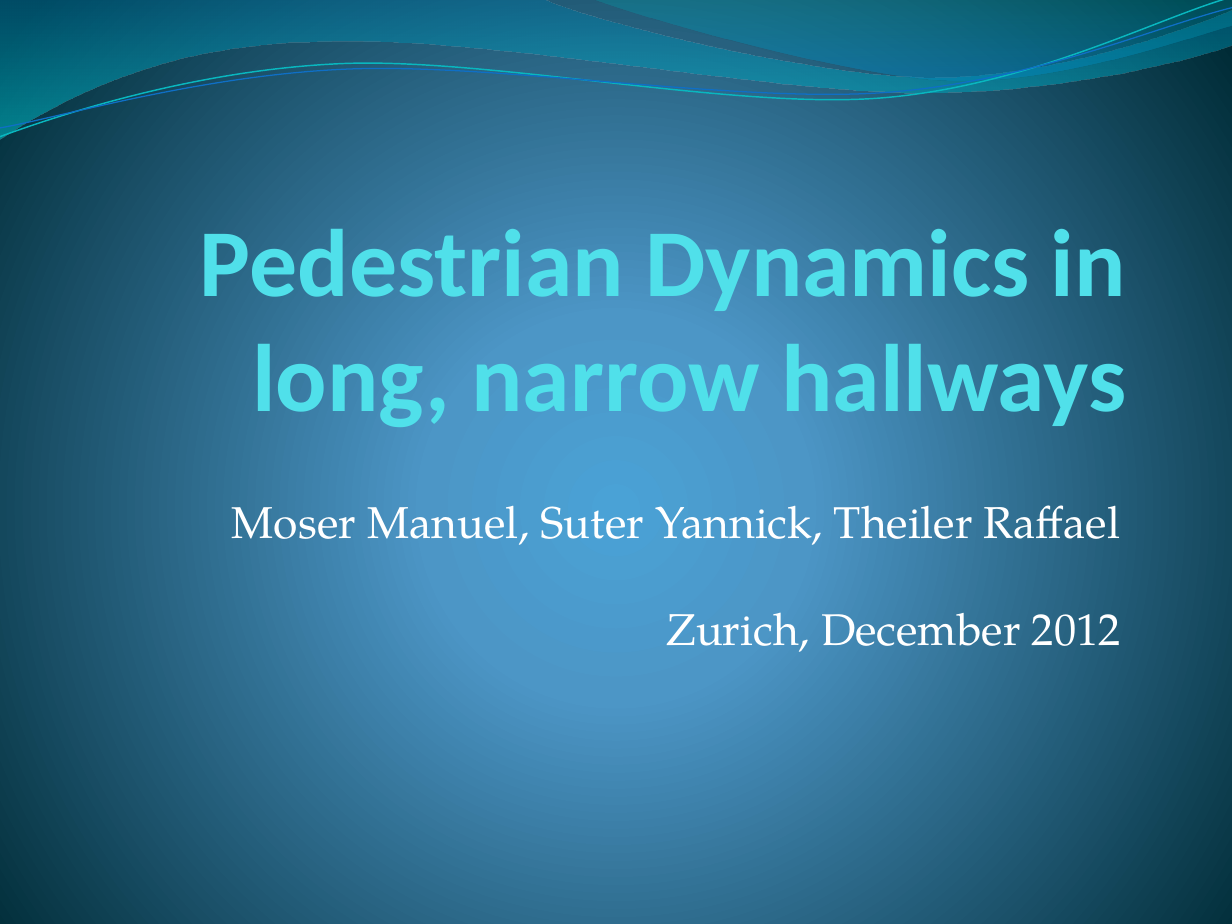
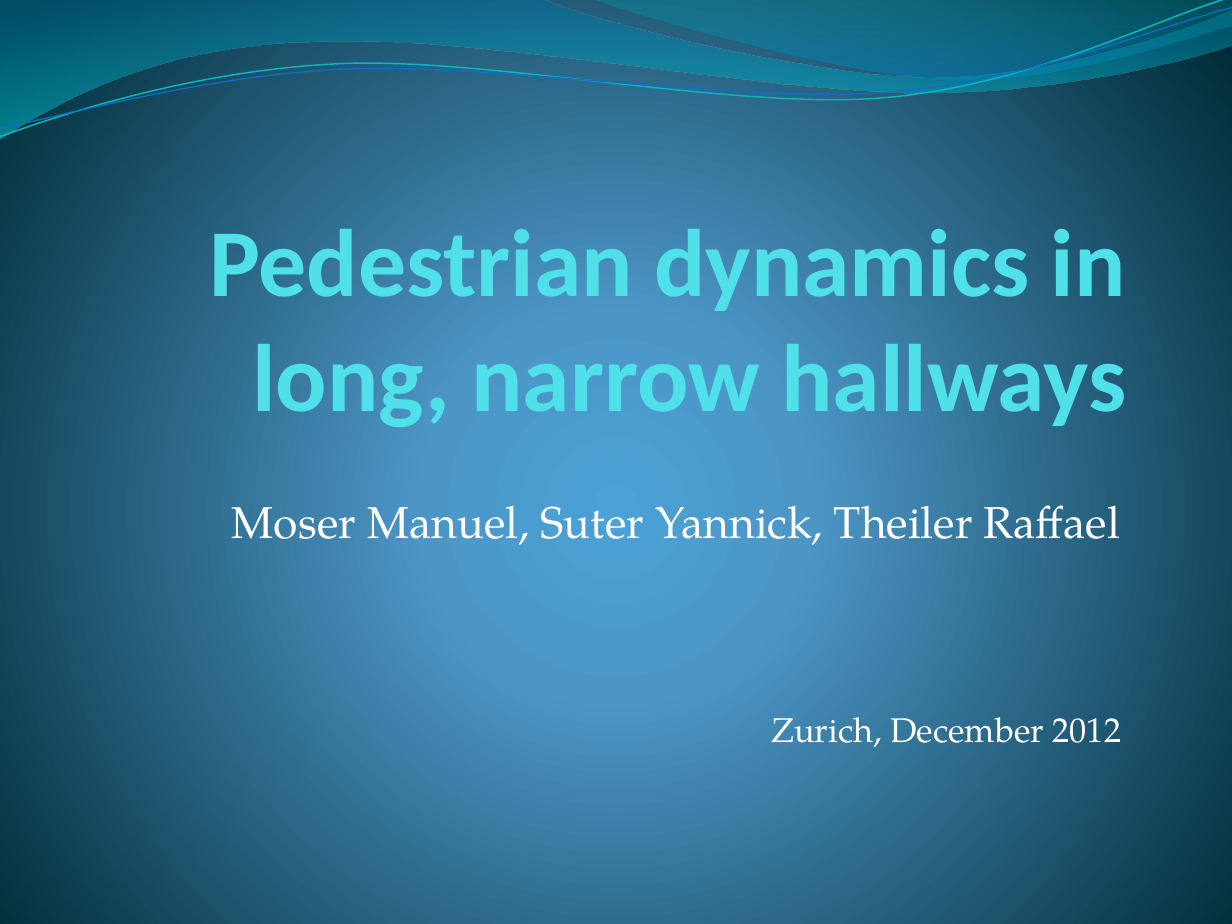
Before and after one commit to ratheile/MSSSM, a slide deck: slide 1 of presentation/Presentation.pptx. Drawn at 1232x924 pixels with LibreOffice and Linux fonts; fonts in the diff are those of the drawing. Boxes give left, top, right and bottom in pixels: in the first picture for what was removed or moved away, otherwise in the second. Text is boxed around its words. In the diff, an @@ line names an element or a change of style, - is before the commit and + after.

```diff
--- a/presentation/Presentation.pptx
+++ b/presentation/Presentation.pptx
@@ title at <box>209,217,1127,435</box>: text changed @@
-Pedestrian Dynamics in long, narrow hallways
+Pedestrian dynamics in long, narrow hallways
@@ subtitle "Moser Manuel, Suter Yannick, Theiler ..." at <box>232,505,1122,747</box>: size 26 to 20 pt in "Zurich, December 2012" @@
```
Also in this commit, not shown: 11 slides added, 4 slides removed.
